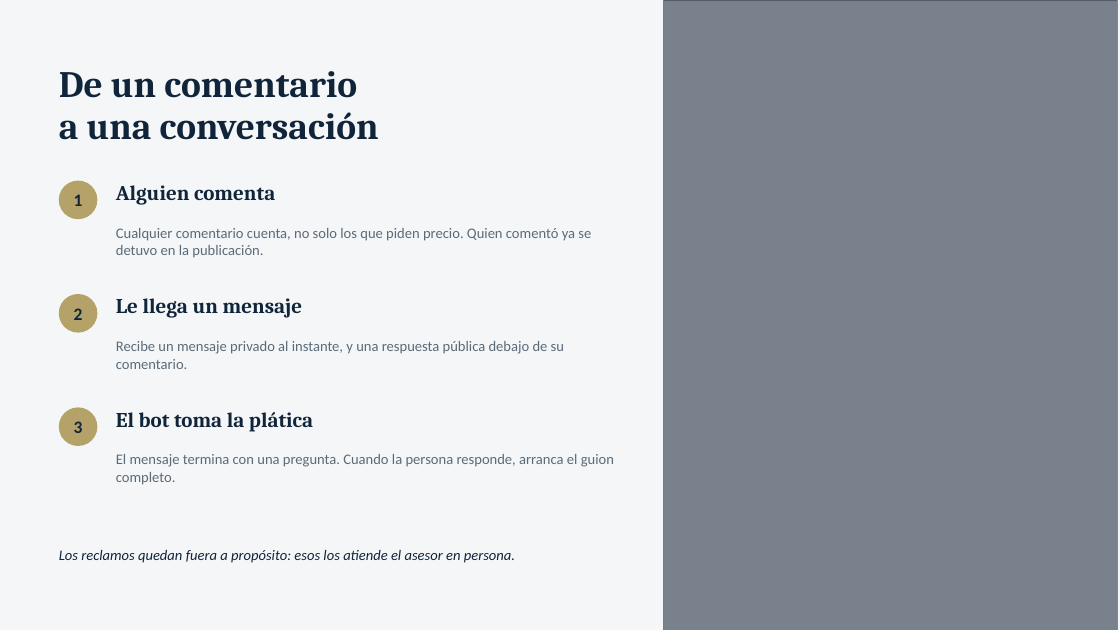
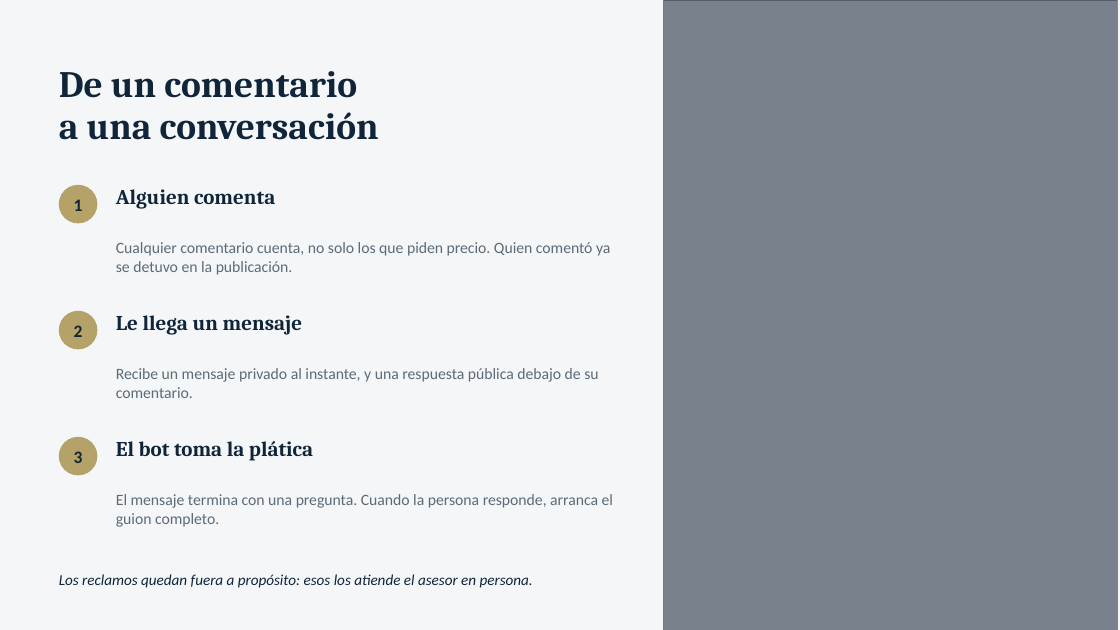
Before and after one commit to jjalwaysinnovating-star/Maderas, a slide deck: slide 5 of presentacion/sistema-ciudad-maderas.pptx. Drawn at 1120x630 pixels with LibreOffice and Linux fonts; fonts in the diff are those of the drawing; grey boxes stand for pictures. Boxes give left, top, right and bottom in pixels: in the first picture for what was removed or moved away, otherwise in the second. Text is boxed around its words. In the diff, an @@ line names an element or a change of style, - is before the commit and + after.

```diff
--- a/presentacion/sistema-ciudad-maderas.pptx
+++ b/presentacion/sistema-ciudad-maderas.pptx
@@ 2 texts, 1 ellipse: place and size @@
-2 texts, 1 ellipse at (59,181,275,219)
+2 texts, 1 ellipse at (59,185,275,223)
@@ text "Cualquier comentario cuenta, no solo ...": place and size @@
-text "Cualquier comentario cuenta, no solo ..." at (116,228,591,258)
+text "Cualquier comentario cuenta, no solo ..." at (116,242,610,275)
@@ 2 texts, 1 ellipse: place and size @@
-2 texts, 1 ellipse at (59,294,302,333)
+2 texts, 1 ellipse at (59,311,302,350)
@@ text "Recibe un mensaje privado al ...": place and size @@
-text "Recibe un mensaje privado al ..." at (116,341,564,369)
+text "Recibe un mensaje privado al ..." at (116,368,598,398)
@@ 2 texts, 1 ellipse: place and size @@
-2 texts, 1 ellipse at (59,408,313,446)
+2 texts, 1 ellipse at (59,437,313,476)
@@ size 12.5 to 13.5 pt in 3 elements at (116,242,610,275), (116,368,598,398), (116,494,613,527) @@
@@ text "El mensaje termina con una ...": place and size @@
-text "El mensaje termina con una ..." at (116,454,614,485)
+text "El mensaje termina con una ..." at (116,494,613,527)
@@ text "Los reclamos quedan fuera a ...": place and size @@
-text "Los reclamos quedan fuera a ..." at (59,550,515,563)
+text "Los reclamos quedan fuera a ..." at (59,574,533,588)
@@ text "Los reclamos quedan fuera a ..." at (59,574,533,588): size 12.5 to 13 pt @@
```
Also in this commit, not shown: 14 other slides changed, 3 other files.
